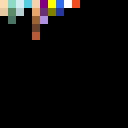
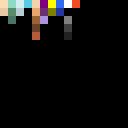
The second 128x128 image is a revision of the first. Changes to its layers:
painted on "Layer 1" over [64, 16, 72, 40]
